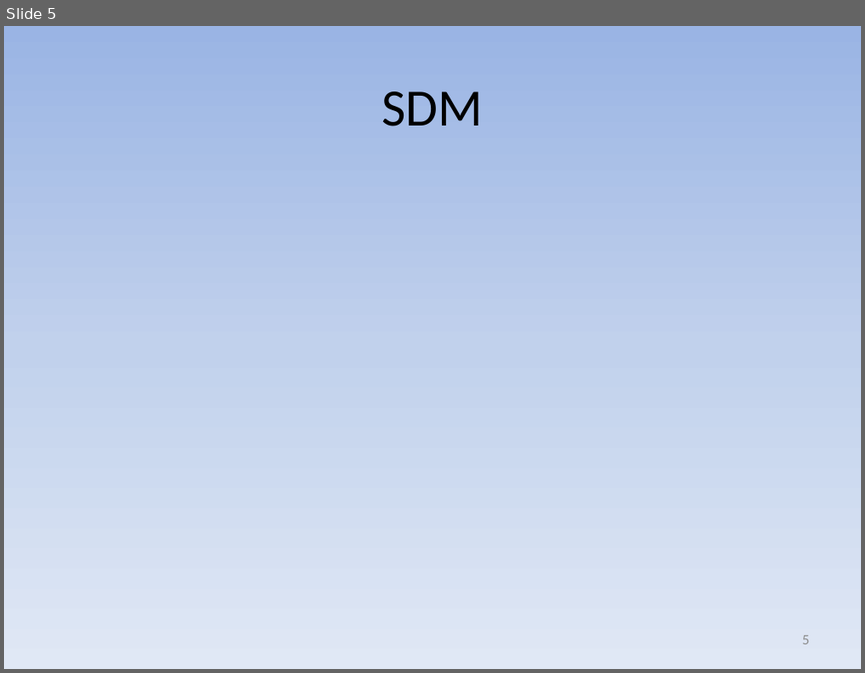
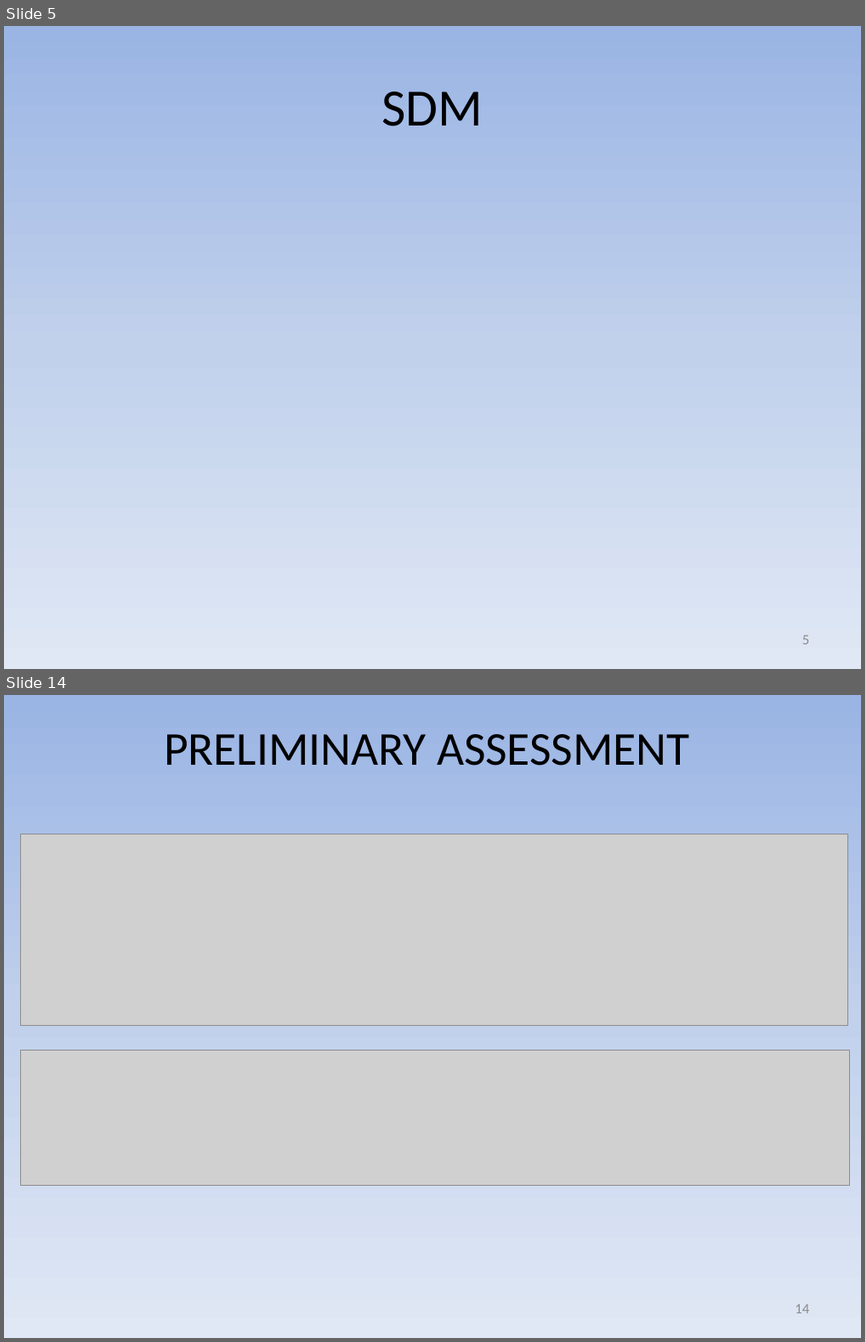
Before and after one commit to gems-uff/sdm, a slide deck: docs/Apresentação/SDM - Apresentação SBGames.pptx. Shown one above the other, each under a label of ours: slide 5 before the commit, slides 5 and 14 after it; the slides between them are not shown. The pictures are 865x673 and 865x1342 pixels, drawn with LibreOffice and Linux fonts; fonts in the diff are those of the drawing; grey boxes stand for pictures; background and template pictures are left out. Boxes give left, top, right and bottom in pixels: in the first picture for what was removed or moved away, otherwise in the second. Text is boxed around its words. In the diff, an @@ line names an element or a change of style, - is before the commit and + after.

```diff
--- a/docs/Apresentação/SDM - Apresentação SBGames.pptx
+++ b/docs/Apresentação/SDM - Apresentação SBGames.pptx
@@ slide 14 added at bbox=[4, 695, 861, 1338], background gradient #9AB5E4 to #C2D1ED to #E1E8F5 @@
@@ title added at bbox=[164, 734, 690, 766], 39.6 pt, text #000000 @@
+PRELIMINARY ASSESSMENT
@@ picture added at bbox=[21, 834, 848, 1025] @@
@@ picture added at bbox=[21, 1049, 850, 1185] @@
@@ page number added at bbox=[794, 1304, 809, 1313], 12 pt, text #8C8C8C @@
+14
```
Also in this commit, not shown: 14 slides changed, 2 slides removed.
